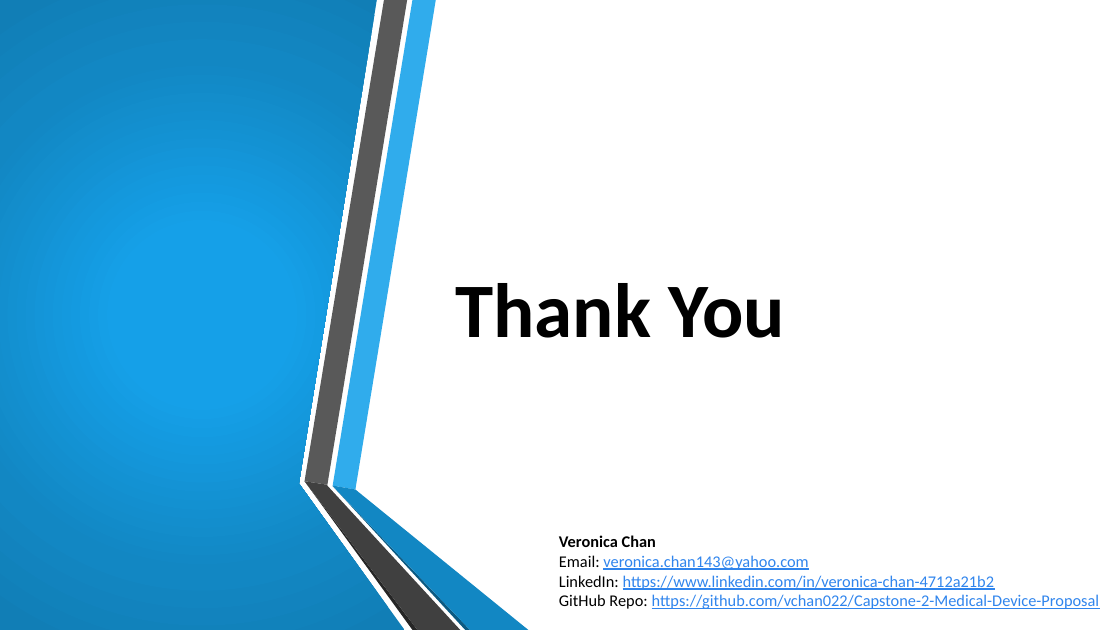
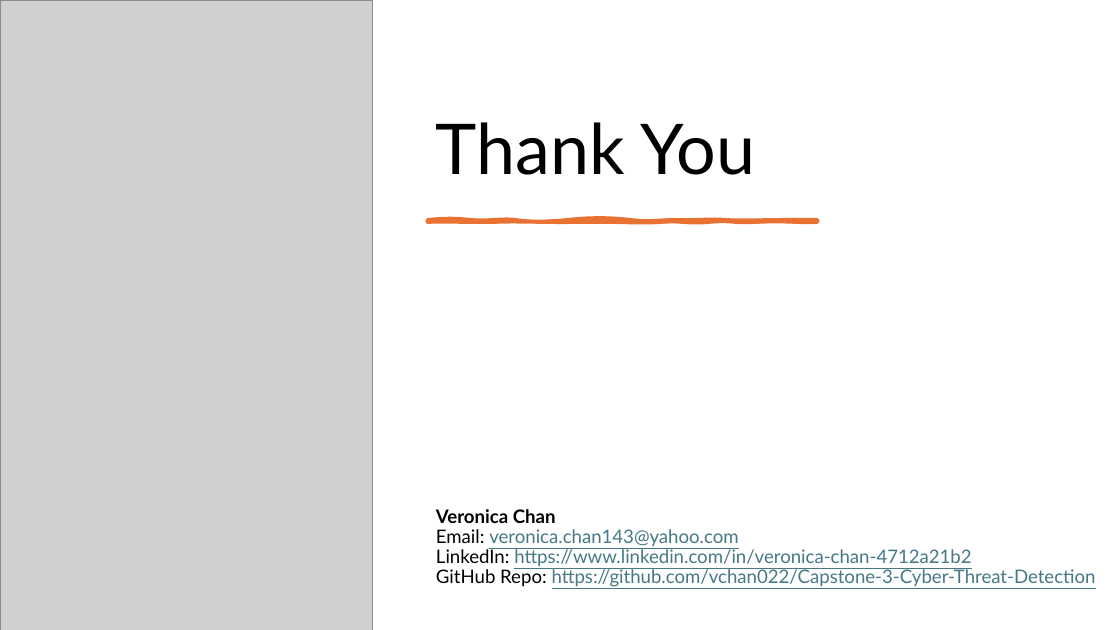
Before and after one commit to vchan022/Capstone-2-Medical-Device-Proposal, a slide deck: slide 16 of Capstone Presentation.pptx (slide 20 before the commit). Drawn at 1120x630 pixels with LibreOffice and Linux fonts; fonts in the diff are those of the drawing; grey boxes stand for pictures; background and template pictures are left out. Boxes give left, top, right and bottom in pixels: in the first picture for what was removed or moved away, otherwise in the second. Text is boxed around its words. In the diff, an @@ line names an element or a change of style, - is before the commit and + after.

```diff
--- a/Capstone Presentation.pptx
+++ b/Capstone Presentation.pptx
@@ rectangle removed at (0,0,1120,630) @@
@@ freeform shape removed at (0,0,405,630) @@
@@ picture added at (0,0,372,630) @@
@@ title "Thank You": place and size @@
-title "Thank You" at (456,283,784,338)
+title "Thank You" at (436,122,755,175)
@@ title "Thank You" at (436,122,755,175): size 66 to 60 pt, font Calibri to Lato, bold off; line spacing 1 to 0.9; vertical alignment middle to bottom @@
@@ freeform shape added at (428,220,818,222), fill #E97132, outline #E97132 3.5 pt @@
@@ group removed at (13,0,238,630): 6 freeform shapes @@
@@ group removed at (305,0,528,630): 6 freeform shapes @@
@@ text "Veronica Chan": place and size @@
-text "Veronica Chan" at (559,535,1100,609)
+text "Veronica Chan" at (436,509,1096,587)
@@ text "Veronica Chan" at (436,509,1096,587): vertical alignment middle to top @@
@@ text at (436,509,971,566): size 14 to 16 pt, font Calibri to Lato in "Veronica Chan", "Email: veronica.chan143@yahoo.com", "LinkedIn: https://www.linkedin.com/in/veronica-chan-4712a21b ..."; text colour #3085ED to #467886 in "veronica.chan143@yahoo.com", "https://www.linkedin.com/in/veronica-chan-4712a21b2"; line spacing 1 to 0.9 @@
@@ text at (436,568,1096,587): text changed; size 14 to 16 pt; font Calibri to Lato; text colour #3085ED to #467886 @@
-GitHub Repo: https://github.com/vchan022/Capstone-2-Medical-Device-Proposal
+GitHub Repo: https://github.com/vchan022/Capstone-3-Cyber-Threat-Detection
```
Also in this commit, not shown: 4 other slides changed, 11 slides added, 15 slides removed.
